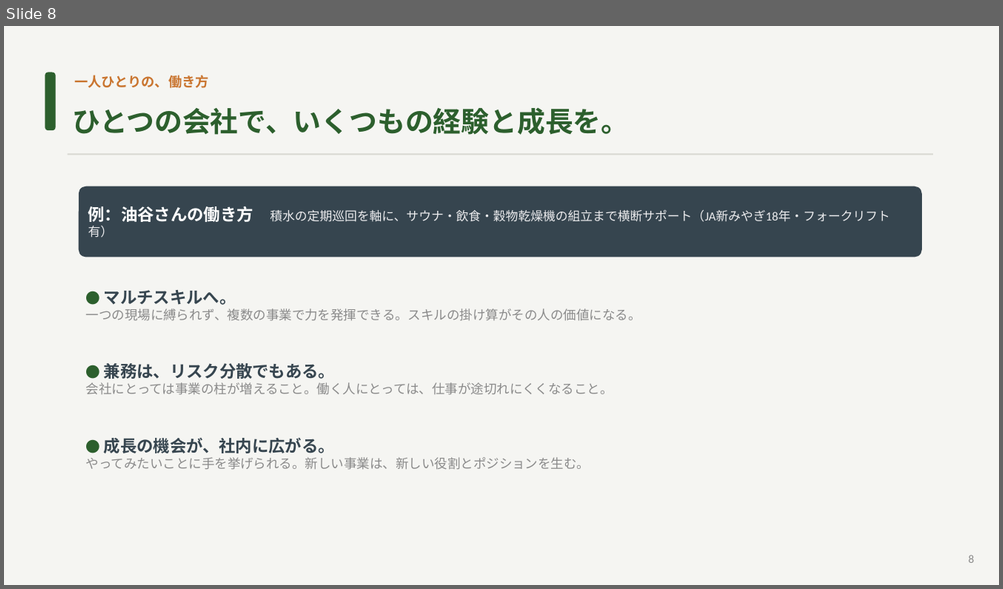
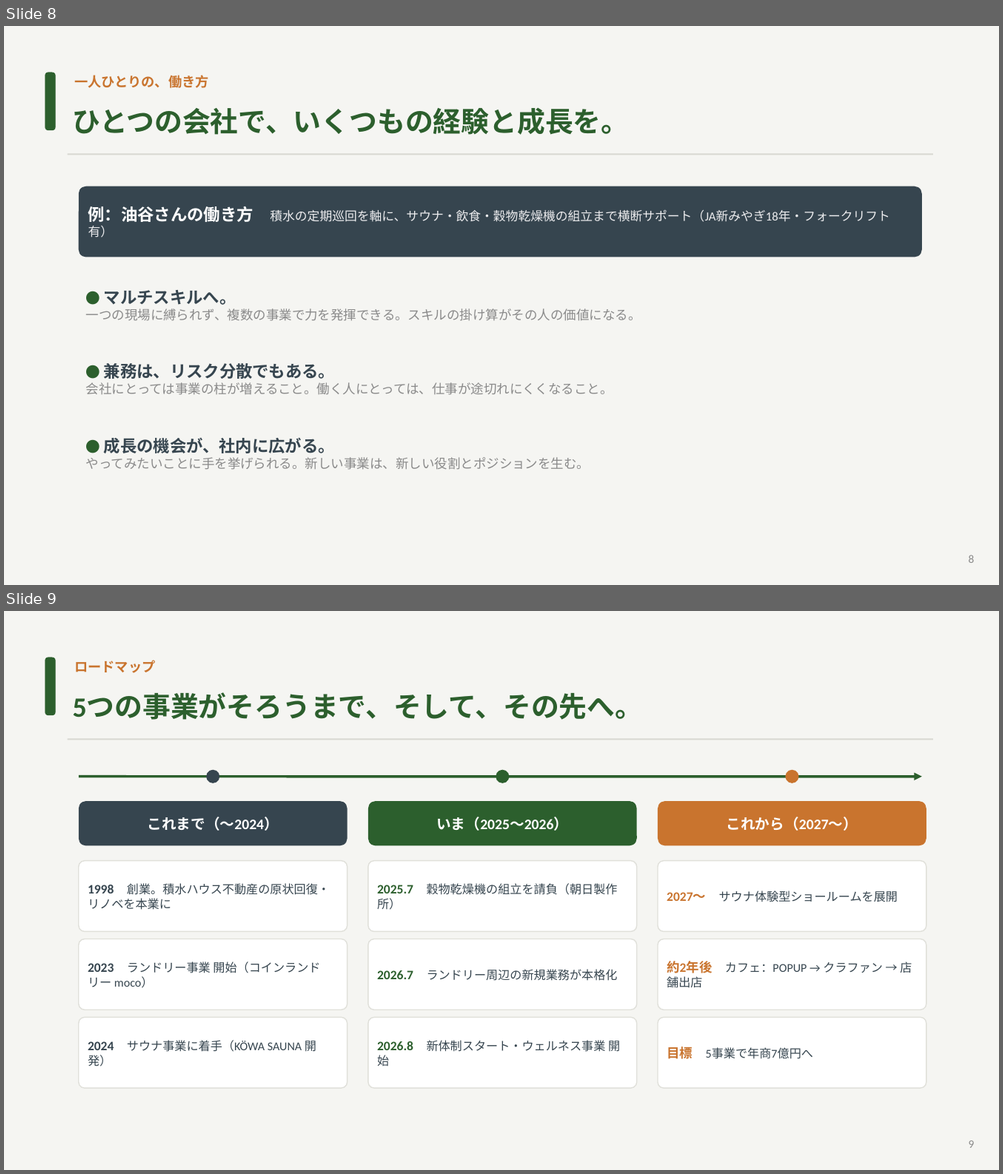
Before and after one commit to hiroaki-hab/test-repo-my-first-codex-smart-support-dev, a slide deck: 光和工業_ビジョン資料.pptx. Shown one above the other, each under a label of ours: slide 8 before the commit, slides 8 and 9 after it. The pictures are 1003x589 and 1003x1174 pixels, drawn with LibreOffice and Linux fonts; fonts in the diff are those of the drawing. Boxes give left, top, right and bottom in pixels: in the first picture for what was removed or moved away, otherwise in the second. Text is boxed around its words. In the diff, an @@ line names an element or a change of style, - is before the commit and + after.

```diff
--- a/光和工業_ビジョン資料.pptx
+++ b/光和工業_ビジョン資料.pptx
@@ slide 9 added at (x1=4, y1=611, x2=999, y2=1170), background #F5F5F2 @@
@@ rounded rectangle added at (x1=45, y1=658, x2=56, y2=715), fill #2C5F2D @@
@@ text added at (x1=75, y1=660, x2=156, y2=673), 13 pt, text #C9742E, bold @@
+ロードマップ
@@ text added at (x1=73, y1=693, x2=643, y2=720), 27 pt, text #2C5F2D, bold @@
+5つの事業がそろうまで、そして、その先へ。
@@ line added from (68, 739) to (933, 739), #D8D8D2 1.5 pt @@
@@ arrow added from (79, 777) to (922, 777), #2C5F2D 2.5 pt @@
@@ rounded rectangle added at (x1=206, y1=770, x2=219, y2=783), fill #36454F @@
@@ rounded rectangle added at (x1=495, y1=770, x2=509, y2=783), fill #2C5F2D @@
@@ rounded rectangle added at (x1=785, y1=770, x2=799, y2=783), fill #C9742E @@
@@ rounded rectangle added at (x1=79, y1=801, x2=347, y2=846), fill #36454F, 14 pt, text #FFFFFF, bold @@
+これまで（〜2024）
@@ rounded rectangle added at (x1=368, y1=801, x2=637, y2=846), fill #2C5F2D, 14 pt, text #FFFFFF, bold @@
+いま（2025〜2026）
@@ rounded rectangle added at (x1=657, y1=801, x2=926, y2=846), fill #C9742E, 14 pt, text #FFFFFF, bold @@
+これから（2027〜）
@@ rounded rectangle added at (x1=79, y1=861, x2=347, y2=932), fill #FFFFFF, outline #E0E0DA 1 pt, 11.5 pt, text #36454F @@
+1998 創業。積水ハウス不動産の原状回復・リノベを本業に
@@ rounded rectangle added at (x1=368, y1=861, x2=637, y2=932), fill #FFFFFF, outline #E0E0DA 1 pt, 11.5 pt, text #36454F @@
+2025.7 穀物乾燥機の組立を請負（朝日製作所）
@@ rounded rectangle added at (x1=657, y1=861, x2=926, y2=932), fill #FFFFFF, outline #E0E0DA 1 pt, 11.5 pt, text #36454F @@
+2027〜 サウナ体験型ショールームを展開
@@ rounded rectangle added at (x1=79, y1=940, x2=347, y2=1010), fill #FFFFFF, outline #E0E0DA 1 pt, 11.5 pt, text #36454F @@
+2023 ランドリー事業 開始（コインランドリー moco）
@@ rounded rectangle added at (x1=368, y1=940, x2=637, y2=1010), fill #FFFFFF, outline #E0E0DA 1 pt, 11.5 pt, text #36454F @@
+2026.7 ランドリー周辺の新規業務が本格化
@@ rounded rectangle added at (x1=657, y1=940, x2=926, y2=1010), fill #FFFFFF, outline #E0E0DA 1 pt, 11.5 pt, text #36454F @@
+約2年後 カフェ：POPUP → クラファン → 店舗出店
@@ rounded rectangle added at (x1=79, y1=1017, x2=347, y2=1088), fill #FFFFFF, outline #E0E0DA 1 pt, 11.5 pt, text #36454F @@
+2024 サウナ事業に着手（KÖWA SAUNA 開発）
@@ rounded rectangle added at (x1=368, y1=1017, x2=637, y2=1088), fill #FFFFFF, outline #E0E0DA 1 pt, 11.5 pt, text #36454F @@
+2026.8 新体制スタート・ウェルネス事業 開始
@@ rounded rectangle added at (x1=657, y1=1017, x2=926, y2=1088), fill #FFFFFF, outline #E0E0DA 1 pt, 11.5 pt, text #36454F @@
+目標 5事業で年商7億円へ
@@ text added at (x1=968, y1=1141, x2=974, y2=1148), 11 pt, text #8A8A8A @@
+9
```
Also in this commit, not shown: 1 slide changed, 1 other slide added, 6 other files.
